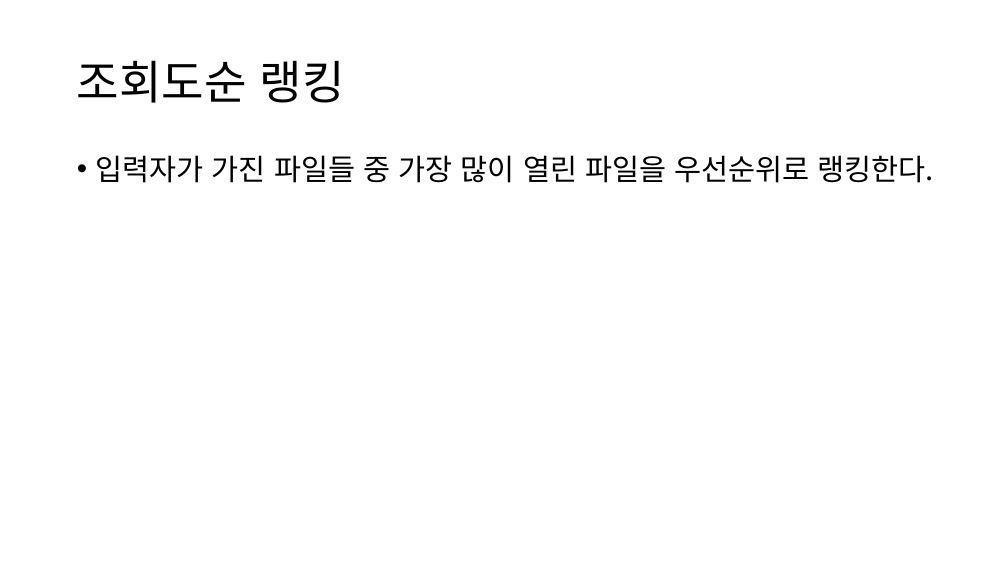
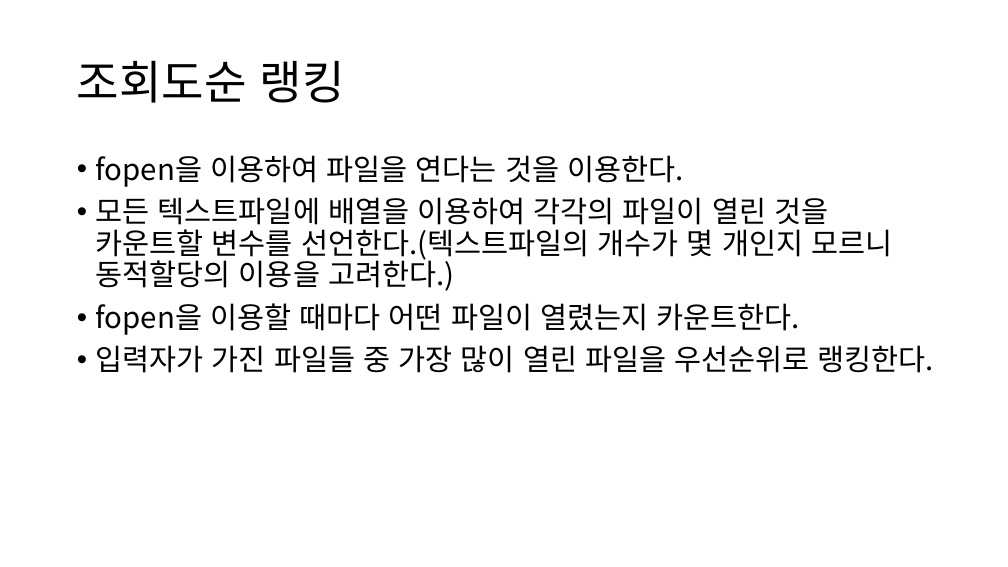
Before and after one commit to Beopsik/Beopsik, a slide deck: slide 3 of 20173765문법식.pptx (slide 4 before the commit). Drawn at 1008x567 pixels with LibreOffice and Linux fonts; fonts in the diff are those of the drawing. Boxes give left, top, right and bottom in pixels: in the first picture for what was removed or moved away, otherwise in the second. Text is boxed around its words. In the diff, an @@ line names an element or a change of style, - is before the commit and + after.

```diff
--- a/20173765문법식.pptx
+++ b/20173765문법식.pptx
@@ text at [96, 155, 892, 335]: paragraphs added @@
+• fopen을 이용하여 파일을 연다는 것을 이용한다.
+• 모든 텍스트파일에 배열을 이용하여 각각의 파일이 열린 것을 카운트할 변수를 선언한다.(텍스트파일의 개수가 몇 개인지 모르니 동적할당의 이용을 고려한다.)
+• fopen을 이용할 때마다 어떤 파일이 열렸는지 카운트한다.
```
Also in this commit, not shown: 2 other slides changed, 1 slide removed.
